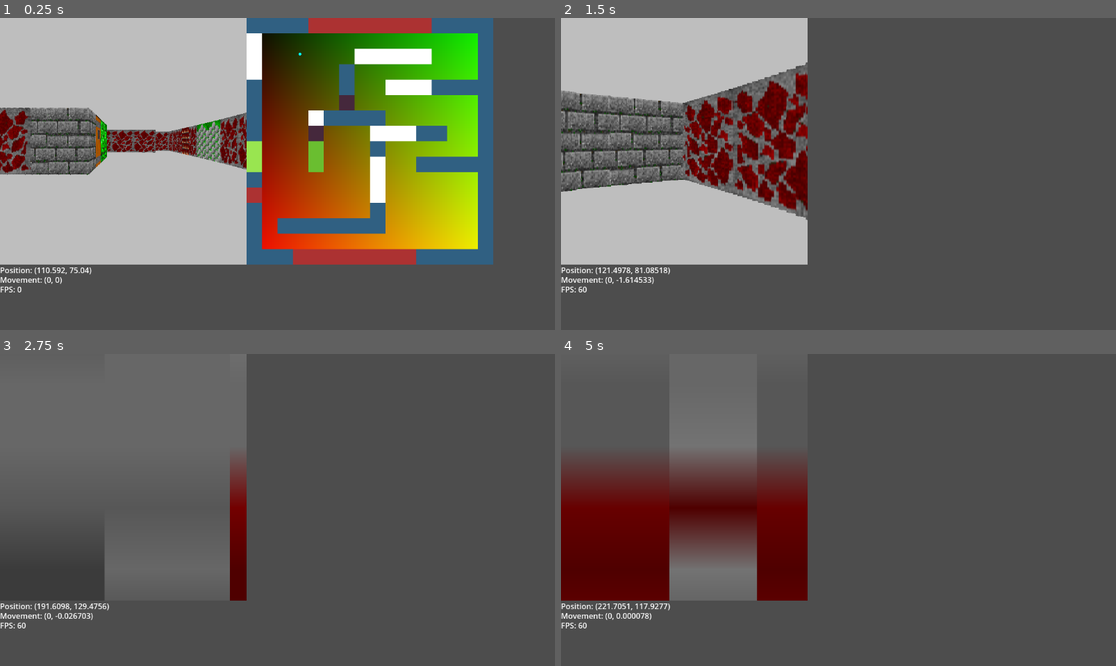
Above: before the commit, frames 1-4 (two rows, left to right).
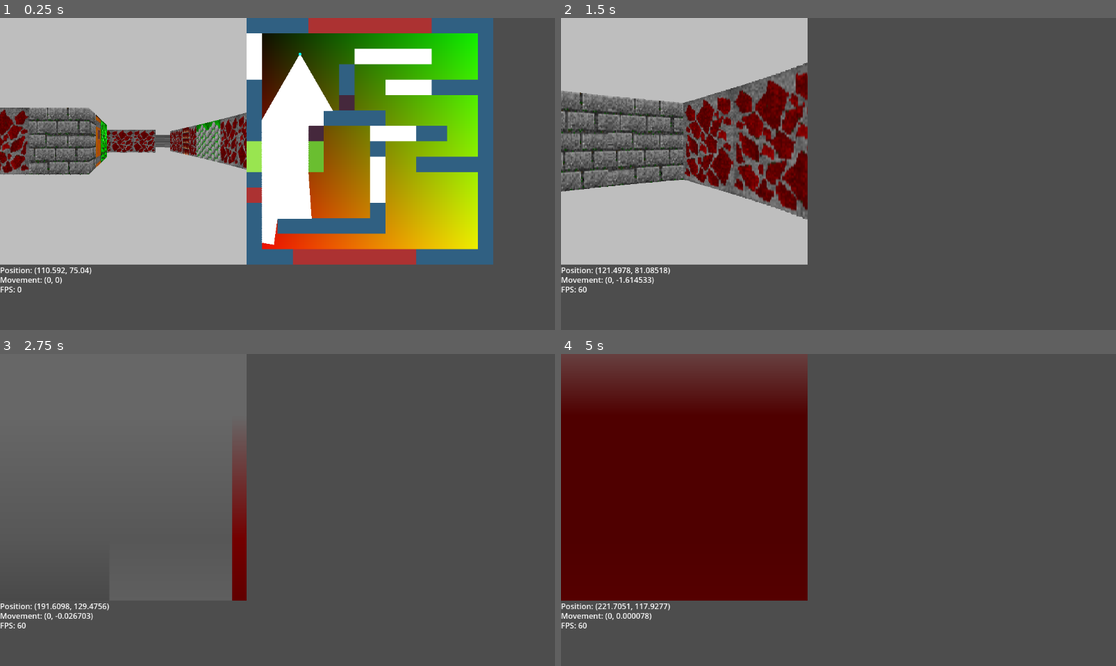
Above: after the commit, the same moments.

Repository: DiabloSerpent/doomTesting
Game: Godot game, scene res://game_window.tscn
The game is run twice, just before and just after one commit, with the same random seed, the same clock (stepped at 60 frames per second) and the same inputs.
Inputs:
- Up to frame 1 (0.25 s): no input
- Up to frame 2 (1.5 s): tap Enter at 0.5 s; hold Right 0.53-1.28 s; tap F at 0.6 s; hold S from 1.28 s (still down); tap G at 1.35 s
- Up to frame 3 (2.75 s): release S at 2.03 s; hold Right from 2.03 s (still down); tap F at 2.1 s
- Up to frame 4 (5 s): release Right at 2.78 s; hold W 2.78-3.53 s; tap G at 2.85, 4.35 s; hold Left from 3.53 s (still down); tap F at 3.6 s

The runs differ from the first frame. In frame 1, 5.2% of the frame differs, in the area x 0-61%, y 11-73%; in frame 2, 1.9%; in frame 3, 0.4%; in frame 4, 24%, in the area x 0-45%, y 0-80%.

Commit message:
Clean up code

Diff:
--- a/src/GameWindow.gd
+++ b/src/GameWindow.gd
@@ -1,7 +1,5 @@
 extends Sprite2D
 
-# This variable can be revived
-#const MAX_RENDER_DISTANCE = 400
 const WIN_W = 512
 const WIN_H = 512
 
@@ -18,14 +16,19 @@
 var gradient_texture: ImageTexture
 
 var gradient_display: Sprite2D
+# The main game is drawn directly canvas of the sprite
 
 # These could be replaced with PackedRectArrays
 var screen_data: PackedVector2Array
 var src_data: PackedVector2Array
-#var screen_colors: PackedColorArray
 var screen_tile_info: Array
 
 var screen_tilemap: Array
+
+# 400 steps to check for walls, each step is 1.6 pixels
+const MAX_RENDER_STEPS = 400
+const MAX_RENDER_DISTANCE = 640
+const RENDER_STEP_SIZE = MAX_RENDER_DISTANCE / MAX_RENDER_STEPS
 
 const FOV = PI/3
 const LOW_CAMERA_SPEED = 60*PI/180
@@ -40,6 +43,7 @@
 var ACCELERATION = LOW_ACCELERATION
 var CAMERA_SPEED = LOW_CAMERA_SPEED
 
+
 func create_gradient_map():
 	# This could all prolly be saved to a png or smth and have this function removed, but whatevs
 
@@ -56,48 +60,32 @@
 
 	gradient_texture = ImageTexture.create_from_image(gradient)
 
+
 func generate_column_raycast(x: int, a: float, g_frame: Image):
 	var c_pos
 	var c_color
-	var dist = 400*1.6
-	for c in range(1, 400): # 400 steps to check for walls, each step is 1.6 pixels
-		c_pos = (player_pos + c*1.6*Vector2(cos(a), sin(a))).clamp(Vector2i(0, 0), Vector2i(WIN_W, WIN_H))
+	var dist = MAX_RENDER_DISTANCE
+	for c in range(1, MAX_RENDER_STEPS):
+		c_pos = (player_pos + c*RENDER_STEP_SIZE*Vector2(cos(a), sin(a))).clamp(Vector2i(0, 0), Vector2i(WIN_W, WIN_H))
 		c_color = grid.get_pixelv(Vector2i(c_pos))
-		#print(c_color)
-		#g_frame.set_pixelv(Vector2i(c_pos), Color.WHITE)
+		g_frame.set_pixelv(Vector2i(c_pos), Color.WHITE)
 		if c_color.a != 0:
-			dist = c*1.6
+			dist = c * RENDER_STEP_SIZE
 			break
 
-#	var column_data = PackedByteArray()
-#	column_data.resize(WIN_H*4)
 	var height = int(WIN_H * 32 / (dist*cos(a - player_angle)))
 	var start = (WIN_H - height) / 2.0
 	var line = Vector2(start, height).clamp(Vector2(0, 0), Vector2(WIN_H, WIN_H))
 
 	screen_data[x] = line
 
-
 	if height > WIN_H:
 		var shrink = int((height - WIN_H) * 64.0 / height / 2) # 64.0 and 2 are kept apart for clarity
 		var src_h = 64 - shrink*2
 
 		src_data[x] = Vector2(shrink, src_h)
-		#print(src_data[x])
 	else:
 		src_data[x] = Vector2(0, 64)
-
-
-
-#	if c_color != Color(0, 0, 0, 0):
-#		#print(c_color)
-#		for y in range(WIN_H):
-#			var pixel = c_color if y in range(start, start+height) else Color.TRANSPARENT
-#			column_data[y*4+0] = pixel.r8
-#			column_data[y*4+1] = pixel.g8
-#			column_data[y*4+2] = pixel.b8
-#			column_data[y*4+3] = pixel.a8
-
 
 	var cheaty_scaled = c_pos / 32.0
 	cheaty_scaled = cheaty_scaled - (cheaty_scaled+Vector2(0.5, 0.5)).floor()
@@ -108,10 +96,6 @@
 
 	screen_tile_info[x] = clamp(texture_column, 0, 384)
 
-#	screen_colors[x] = c_color
-
-#	var column = Image.create_from_data(1, WIN_H, false, Image.FORMAT_RGBA8, column_data)
-#	screen.blit_rect(column, Rect2(0, 0, 1, WIN_H), Vector2(x, 0))
 
 # Should this be consolidated under a draw function?
 func generate_frame():
@@ -127,9 +111,7 @@
 
 # Called when the node enters the scene tree for the first time.
 func _ready():
-#	self.set_position(Vector2(WIN_W/2.0, WIN_H/2.0))
 	screen = Image.create(WIN_W, WIN_H, false, Image.FORMAT_RGBA8)
-	#screen.fill(Color8(255, 255, 255))
 
 	screen_tilemap = [
 		Color8(48, 96, 130),
@@ -141,15 +123,6 @@
 	]
 
 	grid = load("res://images/TinyRendererMapColor.png").get_image()
-	# RGBA8
-	#print("Format: ", grid.get_format())
-#	var ggg = grid.get_data()
-#	for x in 16:
-#		for y in 16:
-#			var c = grid.get_pixel(x, y)
-#			# This is bullshit
-#			if c.a != 0 and c not in screen_tilemap:
-#				print(ggg[(y*16+x)*4+0], " ",  ggg[(y*16+x)*4+1], " ", ggg[(y*16+x)*4+2], " ", ggg[(y*16+x)*4+3])
 	grid.resize(WIN_H, WIN_H, Image.INTERPOLATE_NEAREST)
 
 	wall_texture = load("res://images/walltext.png")
@@ -173,19 +146,10 @@
 	src_data.resize(WIN_W)
 	src_data.fill(Vector2i(0, 64))
 
-#	screen_colors = PackedColorArray()
-#	screen_colors.resize(WIN_W)
-#	screen_colors.fill(Color.WHITE)
-
 	screen_tile_info = []
 	screen_tile_info.resize(WIN_W)
 	screen_tile_info.fill(0)
 
-#	var f = FileAccess.open("data.txt", FileAccess.WRITE)
-#	print(str(gradient.get_data()[player_pos.y*4*WIN_H+player_pos.x*4+0]))
-#	print(str(gradient.get_data()[player_pos.y*4*WIN_H+player_pos.x*4+1]))
-#	print(str(gradient.get_data()[player_pos.y*4*WIN_H+player_pos.x*4+2]))
-#	print(str(gradient.get_data()[player_pos.y*4*WIN_H+player_pos.x*4+3]))
 
 func _input(event):
 	if event.is_action_pressed("ui_cancel"):
@@ -226,22 +190,12 @@
 	generate_frame()
 
 	# Update screen
-#	screen_texture = ImageTexture.create_from_image(screen)
-#	self.set_texture(screen_texture)
 	queue_redraw()
 
+
 func _draw():
-#	var nppos = player_pos+Vector2(100, 0)
-#	draw_circle(nppos, 10, Color.AQUA)
-#	draw_line(nppos, nppos+(player_move*10), Color.BLUE)
-#	draw_line(nppos, nppos+(player_move.rotated(player_angle-PI/2)*10), Color.RED)
 	draw_rect(Rect2(0, 0, WIN_W, WIN_H), Color.GRAY)
-#	for x in WIN_W:
-#		draw_line(Vector2(x, screen_data[x].x), Vector2(x, screen_data[x].x+screen_data[x].y), Color.WHITE)
-
-#	draw_multiline_colors(screen_data, screen_colors)
-
-#	draw_texture_rect_region(wall_texture, Rect2(100, 100, 128, 128), Rect2(64, 0, 64, 64))
+
 	for x in WIN_H:
 		draw_texture_rect_region(
 			wall_texture,
